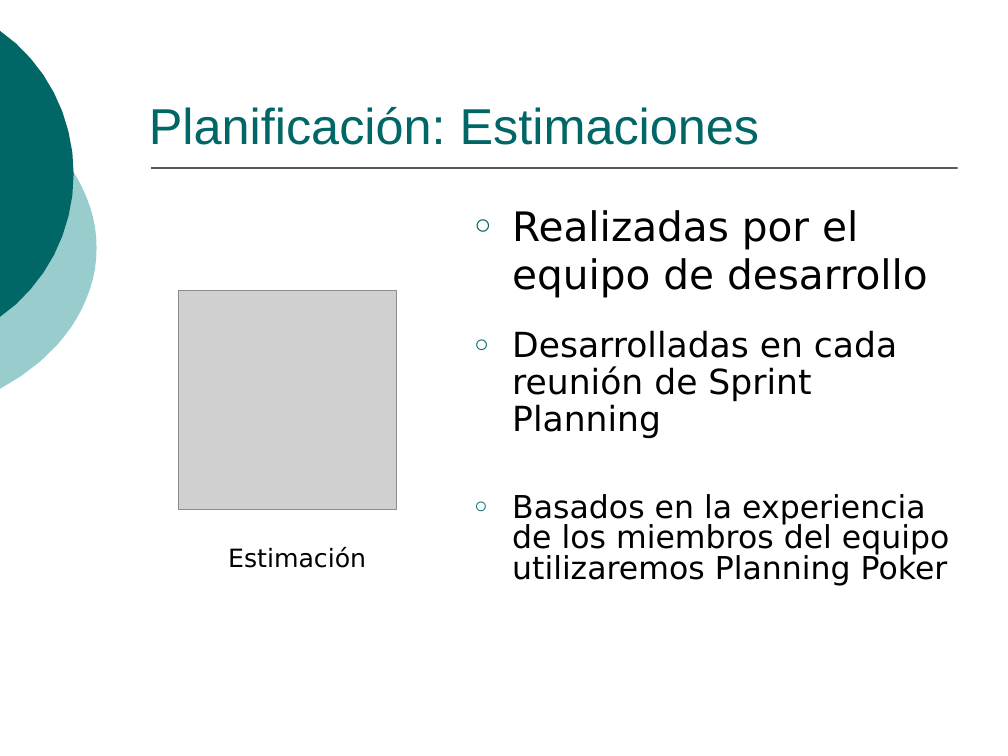
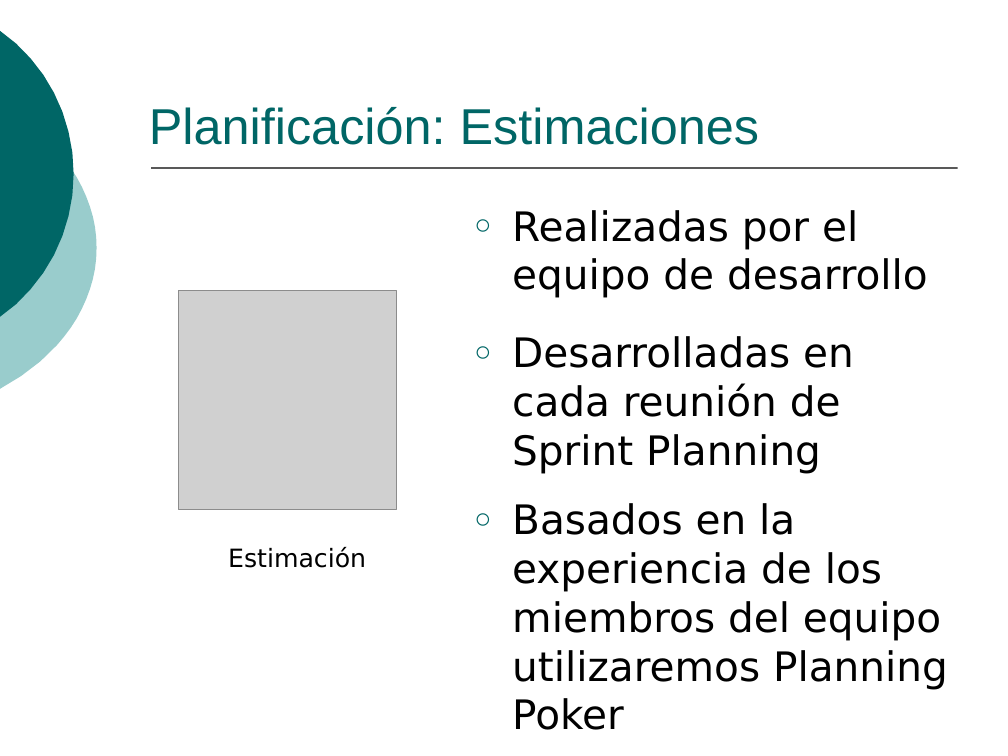
Before and after one commit to ingevy/taller-desarrollo-proyectos-ii-2do-2010, a slide deck: slide 7 of doc/presentaciones/Presentación inicial.ppt (slide 9 before the commit). Drawn at 1008x756 pixels with LibreOffice and Linux fonts; fonts in the diff are those of the drawing; grey boxes stand for pictures. Boxes give left, top, right and bottom in pixels: in the first picture for what was removed or moved away, otherwise in the second. Text is boxed around its words. In the diff, an @@ line names an element or a change of style, - is before the commit and + after.

```diff
--- a/doc/presentaciones/Presentación inicial.ppt
+++ b/doc/presentaciones/Presentación inicial.ppt
@@ text "Desarrolladas en cada reunión de ..." at [512,336,854,474]: size 24.6 to 29 pt; line spacing 0.9 to 1 @@
@@ text "Basados en la experiencia de ..." at [512,503,948,730]: size 22.5 to 29 pt; line spacing 0.8 to 1 @@
```
Also in this commit, not shown: 2 other slides changed, 2 slides removed, 2 other files.
